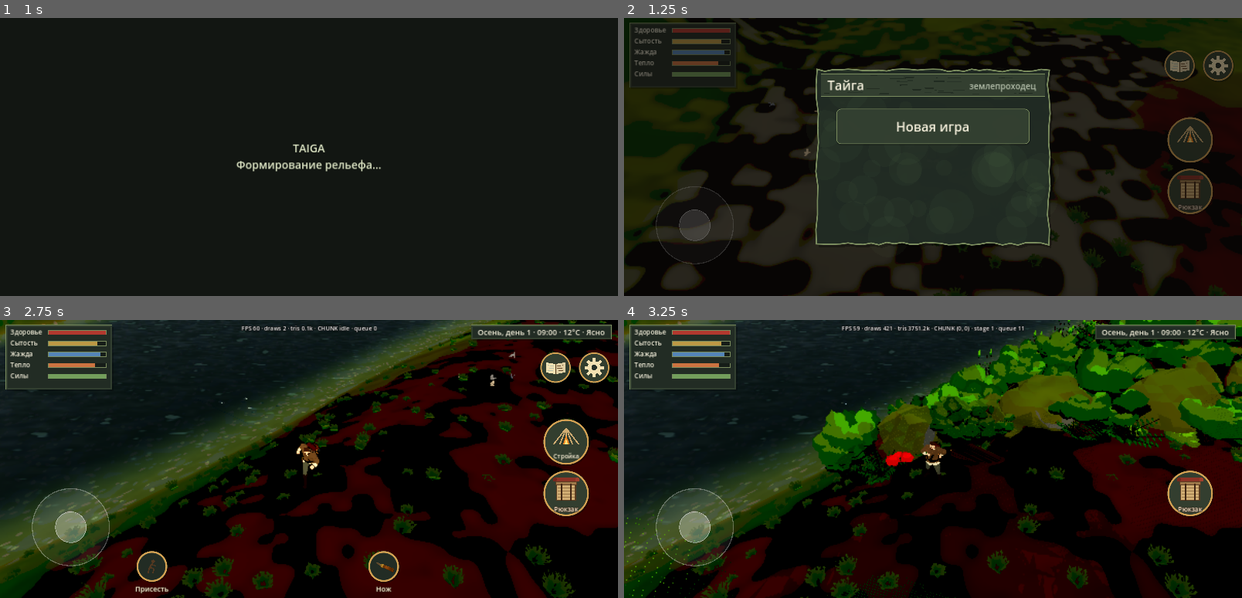
Above: before the commit, frames 1-4 (two rows, left to right).
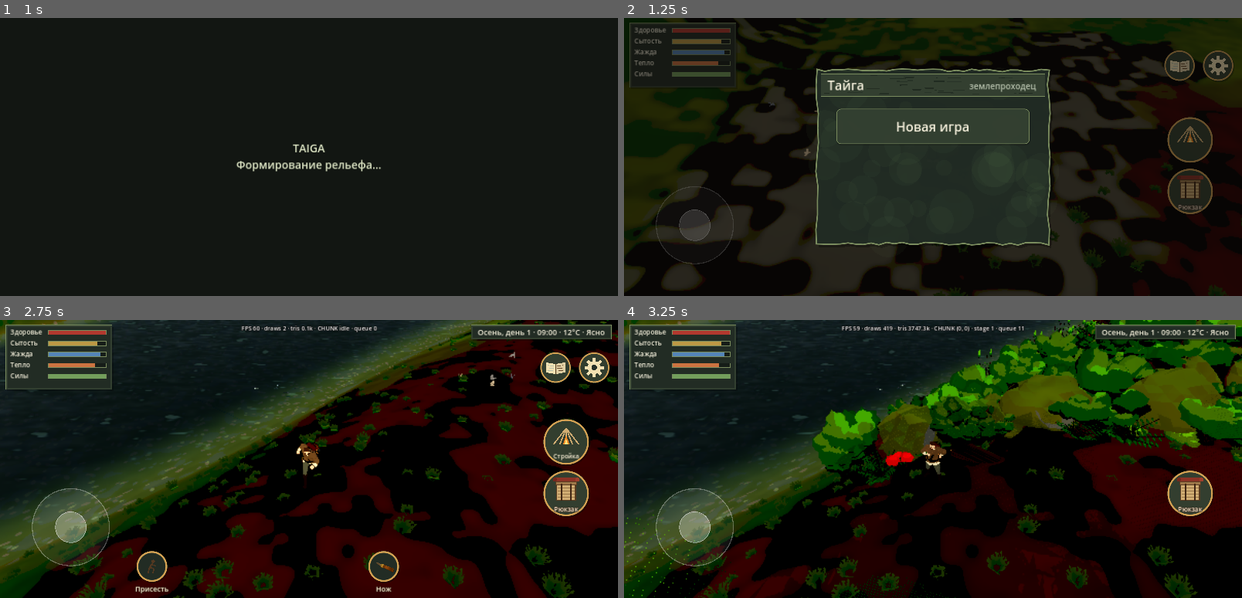
Above: after the commit, the same moments.

Repository: Masuku4129/Game
Game: Godot game, scene res://scenes/main.tscn
Two runs of this game, one before a commit and one after it. Both use one fixed random seed, a clock stepped at 60 frames per second and the inputs below.
Inputs (mouse positions are in pixels of both pictures, inside the frame that each line leads up to):
- Up to frame 1 (1 s): tap Enter at 0.5 s; move the mouse to (444, 143) at 0.52 s; tap K at 0.6 s; click (444, 143) at 0.67 s
- Up to frame 2 (1.25 s): no input
- Up to frame 3 (2.75 s): click "Новая игра" at 1.25 s; tap Space at 2 s; drag from (185, 472) to (278, 514) at 2.02 s
- Up to frame 4 (3.25 s): click (1192, 492) at 2.77 s

Frame 1 is identical in both runs. In frame 2, 1.3% of the frame differs, in the area x 17-95%, y 0-100%; in frame 3, 1.5%, in the area x 0-100%, y 0-100%; in frame 4, 0.8%.
Error in both runs: Invalid access to property or key 'process_frame' on a base object of type 'null instance'. (res://scripts/main.gd:1092)

Commit message:
Expand fixed terrain to 1km square

Diff:
--- a/game/scripts/main.gd
+++ b/game/scripts/main.gd
@@ -2,7 +2,7 @@
 ## Этап 2: кусок тайги 512×512 м в стиле 4: рельеф с обрывами и рекой,
 ## деревья с ветками-геометрией и хвоей/листвой из текстур.
 
-const SIZE := 512.0
+const SIZE := 1024.0
 const SEG := 384
 const WATER_Y := -2.0
 const CELL := 64.0
